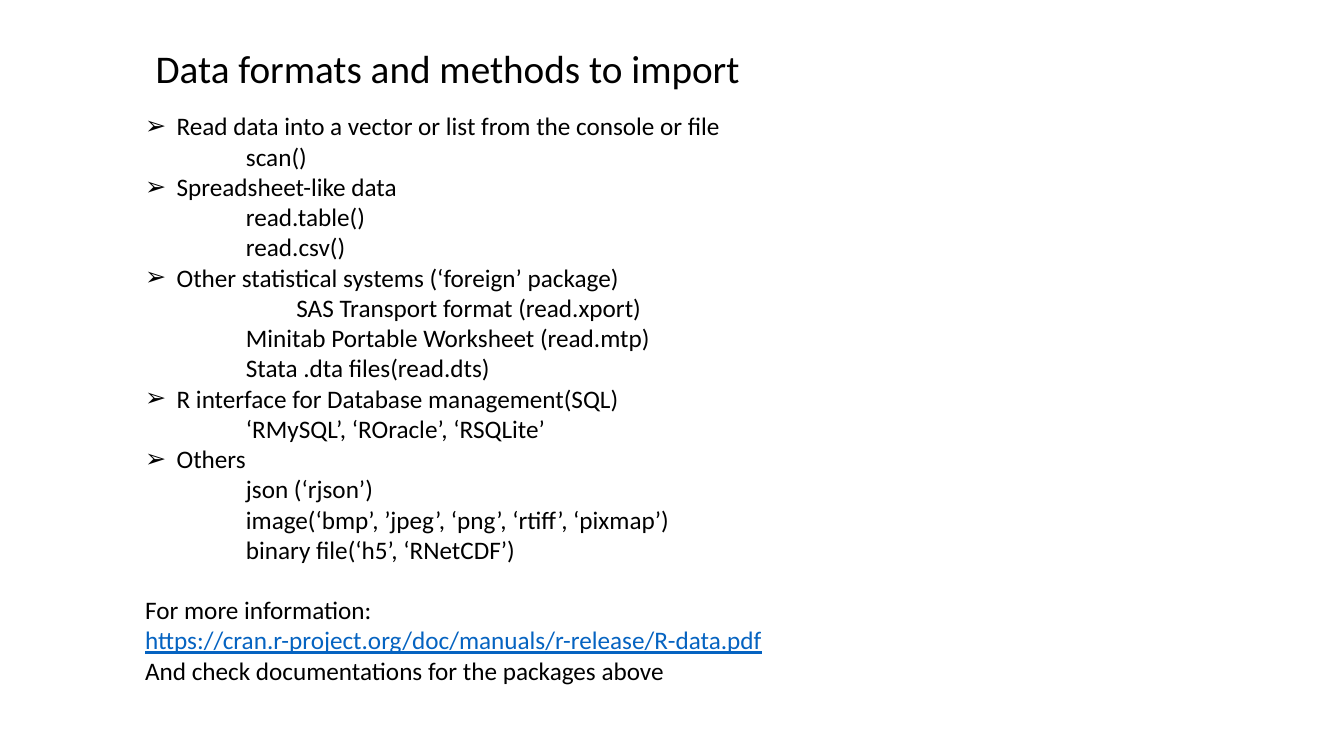
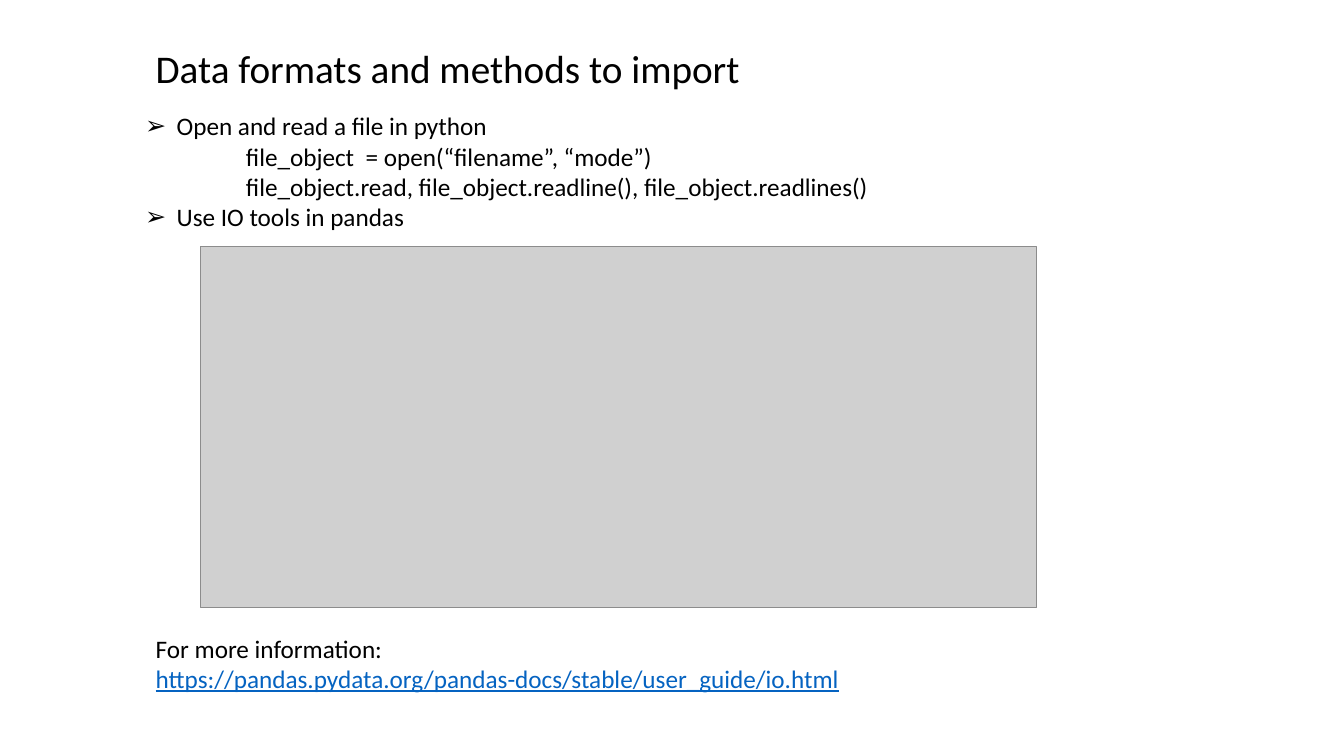
Before and after one commit to columbia-data-club/intro-to-data, a slide deck: slide 4 of intro to Python .pptx. Drawn at 1344x756 pixels with LibreOffice and Linux fonts; fonts in the diff are those of the drawing; grey boxes stand for pictures. Boxes give left, top, right and bottom in pixels: in the first picture for what was removed or moved away, otherwise in the second. Text is boxed around its words. In the diff, an @@ line names an element or a change of style, - is before the commit and + after.

```diff
--- a/intro to Python .pptx
+++ b/intro to Python .pptx
@@ text at (x1=177, y1=117, x2=867, y2=230): text changed @@
-➢ Read data into a vector or list from the console or file
-scan()
-➢ Spreadsheet-like data
-read.table()
-read.csv()
-➢ Other statistical systems (‘foreign’ package)
-  SAS Transport format (read.xport)
-Minitab Portable Worksheet (read.mtp)
-Stata .dta files(read.dts)
-➢ R interface for Database management(SQL)
-‘RMySQL’, ‘ROracle’, ‘RSQLite’
-➢ Others
-json (‘rjson’)
-image(‘bmp’, ’jpeg’, ‘png’, ‘rtiff’, ‘pixmap’)
-binary file(‘h5’, ‘RNetCDF’)
-For more information:
-https://cran.r-project.org/doc/manuals/r-release/R-data.pdf
-And check documentations for the packages above
+➢ Open and read a file in python
+file_object = open(“filename”, “mode”)
+file_object.read, file_object.readline(), file_object.readlines()
+➢ Use IO tools in pandas
@@ picture added at (x1=201, y1=247, x2=1037, y2=608) @@
@@ text added at (x1=156, y1=640, x2=839, y2=693), 18 pt, text #0563C1, underline @@
+For more information:
+https://pandas.pydata.org/pandas-docs/stable/user_guide/io.html
```
Also in this commit, not shown: 1 other slide changed, 1 other file.
